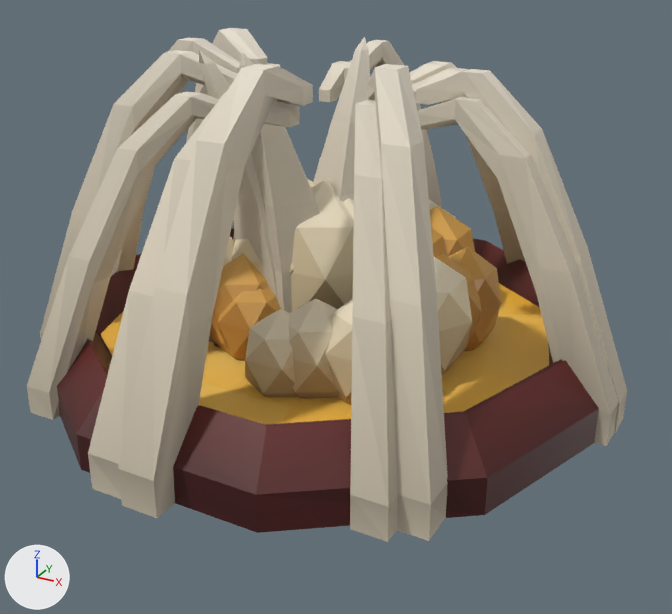
What one commit did to the glTF model public/assets/amnion/amnion-kit.glb.
The view is the same before and after, from a 50 mm camera at (1.44, -2.57, 1.41) aimed at (0.01, 0.04, 0.11). The axes (+X, +Y, +Z) are drawn at lower left. The lights are the same throughout. The first picture is the older version. Vertices at exactly the same position are counted once.

The older version as bpy lines, for what is in view:
```python
me_amn_eggs_0 = bpy.data.meshes.new('amn_eggs_0')
me_amn_eggs_0.from_pydata(...)  # 118 vertices, 216 faces; spans x -0.568..0.568, y -0.482..0.482, z -0.1..0.599
# faces by material slot: [138, 32, 46]
me_amn_eggs_0.materials.append(mat_amnion_bone)
me_amn_eggs_0.materials.append(mat_amnion_flesh)
me_amn_eggs_0.materials.append(mat_amnion_glow)
me_amn_eggs_1 = bpy.data.meshes.new('amn_eggs_1')
me_amn_eggs_1.from_pydata(...)  # 168 vertices, 308 faces; spans x -0.567..0.567, y -0.542..0.542, z -0.1..0.579
# faces by material slot: [184, 32, 92]
me_amn_eggs_1.materials.append(mat_amnion_bone)
me_amn_eggs_1.materials.append(mat_amnion_flesh)
me_amn_eggs_1.materials.append(mat_amnion_glow)
me_amn_nest_0 = bpy.data.meshes.new('amn_nest_0')
me_amn_nest_0.from_pydata(...)  # 402 vertices, 956 faces; spans x -0.99..0.99, y -0.98..0.98, z -0.1..1.0
# faces by material slot: [658, 150, 148]
me_amn_nest_0.materials.append(mat_amnion_bone)
me_amn_nest_0.materials.append(mat_amnion_flesh)
me_amn_nest_0.materials.append(mat_amnion_glow)
ob_amn_eggs_0 = bpy.data.objects.new('amn_eggs_0', me_amn_eggs_0)
ob_amn_eggs_0.location = (0.0, 0.0, 0.0)
ob_amn_eggs_1 = bpy.data.objects.new('amn_eggs_1', me_amn_eggs_1)
ob_amn_eggs_1.location = (0.0, 0.0, 0.0)
ob_amn_nest_0 = bpy.data.objects.new('amn_nest_0', me_amn_nest_0)
ob_amn_nest_0.location = (0.0, 0.0, 0.0)
# also in view: 'amn_nest_1' at (0.0, 0.0, 0.45); 'amn_eggs_2' at (0.0, 0.0, 0.24); 'amn_spire_0' at (0.0, 0.0, 0.45); 'amn_spire_2' at (0.0, 0.0, 0.45); 'amn_spire_1' at (0.0, 0.0, 0.45)
```
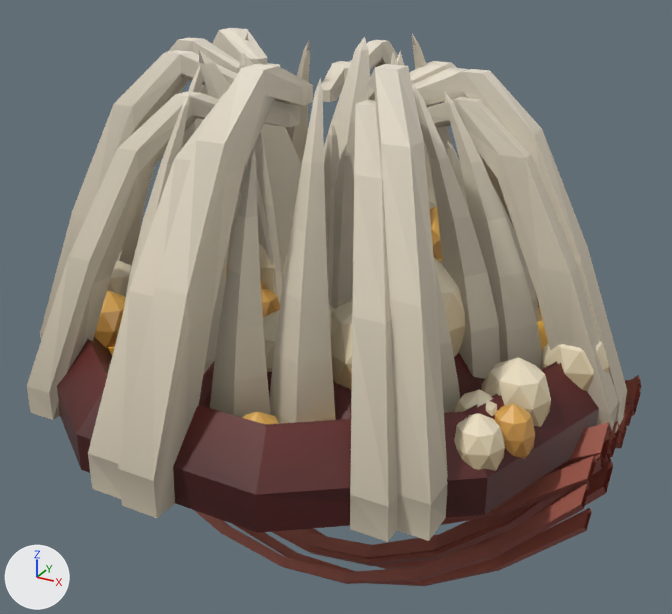
Location of each change, [x1, y1, x2, y2] in pixels of the pictures (672 x 614 px):
'amn_broodnest_1', added
    after: [94, 34, 551, 471]
'amn_broodnest_0', added
    after: [122, 33, 609, 424]
'amn_eggs_1', reshaped (mostly hidden afterwards)
    before: [245, 179, 501, 404]
    after: [263, 200, 436, 390]
'amn_web_2', added
    after: [272, 375, 640, 569]
'amn_web_1', added
    after: [40, 329, 641, 586]
'amn_eggs_0', reshaped (mostly hidden)
    before: [213, 179, 472, 375]
    after: [259, 229, 466, 356]
'amn_hive_1', added (mostly hidden)
    after: [227, 52, 398, 309]
'amn_hive_0', added (mostly hidden)
    after: [324, 51, 404, 305]
'amn_web_0', added (brown)
    after: [545, 421, 627, 476]
part 1 of me_amn_eggs_0, rebuilt
    before: [232, 179, 314, 278]
    after: [259, 244, 276, 293]
part 2 of me_amn_eggs_0, rebuilt
    before: [434, 257, 472, 375]
    after: [434, 258, 466, 356]
part 3 of me_amn_eggs_0, rebuilt
    before: [431, 227, 445, 258]
    after: [431, 229, 442, 258]
part 4 of me_amn_eggs_1, rebuilt (mostly hidden afterwards)
    before: [291, 179, 354, 312]
    after: [283, 256, 287, 280]
part 5 of me_amn_eggs_1, rebuilt
    before: [325, 298, 353, 404]
    after: [330, 298, 353, 390]
part 6 of me_amn_eggs_1, rebuilt (not visible afterwards)
    before: [448, 247, 501, 351]
part 7 of me_amn_eggs_1, rebuilt (mostly hidden)
    before: [429, 200, 456, 218]
    after: [429, 200, 436, 209]
part 8 of me_amn_eggs_1, rebuilt
    before: [245, 309, 298, 397]
    after: [263, 310, 279, 372]
'amn_eggs_2', unchanged, covered by the edit
    before: [209, 198, 482, 398]
    after: [329, 206, 443, 333]

Edits to the bpy script that builds the scene:
```text
Change me_amn_eggs_0:
    remove me_amn_eggs_0.from_pydata(...)  # 118 vertices, 216 faces; spans x -0.568..0.568, y -0.482..0.482, z -0.1..0.599
    add me_amn_eggs_0.from_pydata(...)  # 150 vertices, 280 faces; spans x -0.568..0.568, y -0.49..0.49, z -0.1..0.599
    me_amn_eggs_0 part 1: the loose piece of 25 vertices spanning x -0.353..0.108, y -0.246..0.194, z 0.009..0.599 is rebuilt with 33 vertices and now spans x -0.353..0.108, y -0.265..0.197, z 0.009..0.599
    me_amn_eggs_0 part 2: the loose piece of 25 vertices spanning x 0.204..0.568, y -0.307..0.04, z -0.003..0.444 is rebuilt with 33 vertices and now spans x 0.204..0.568, y -0.327..0.037, z -0.003..0.444
    me_amn_eggs_0 part 3: the loose piece of 25 vertices spanning x 0.021..0.352, y 0.03..0.345, z -0.003..0.437 is rebuilt with 33 vertices and now spans x 0.021..0.352, y 0.021..0.351, z -0.003..0.437
    other edits to the shape of me_amn_eggs_0 do not show in these pictures
Change me_amn_eggs_1:
    remove me_amn_eggs_1.from_pydata(...)  # 168 vertices, 308 faces; spans x -0.567..0.567, y -0.542..0.542, z -0.1..0.579
    add me_amn_eggs_1.from_pydata(...)  # 216 vertices, 404 faces; spans x -0.567..0.567, y -0.56..0.56, z -0.1..0.579
    me_amn_eggs_1 part 4: the loose piece of 25 vertices spanning x -0.235..0.227, y -0.243..0.197, z 0.007..0.579 is rebuilt with 33 vertices and now spans x -0.235..0.227, y -0.257..0.204, z 0.007..0.579
    me_amn_eggs_1 part 5: the loose piece of 25 vertices spanning x 0.174..0.495, y -0.484..-0.178, z -0.007..0.388 is rebuilt with 33 vertices and now spans x 0.174..0.495, y -0.503..-0.182, z -0.007..0.388
    me_amn_eggs_1 part 6: the loose piece of 25 vertices spanning x 0.276..0.567, y -0.015..0.262, z -0.008..0.376 is rebuilt with 33 vertices and now spans x 0.276..0.567, y -0.021..0.27, z -0.008..0.376
    me_amn_eggs_1 part 7: the loose piece of 25 vertices spanning x -0.049..0.331, y 0.18..0.542, z -0.003..0.447 is rebuilt with 33 vertices and now spans x -0.049..0.331, y 0.18..0.56, z -0.003..0.447
    me_amn_eggs_1 part 8: the loose piece of 25 vertices spanning x -0.048..0.208, y -0.542..-0.298, z -0.014..0.302 is rebuilt with 33 vertices and now spans x -0.048..0.208, y -0.56..-0.305, z -0.014..0.302
    other edits to the shape of me_amn_eggs_1 do not show in these pictures
Add ob_amn_web_2:
    ob_amn_web_2 = bpy.data.objects.new('amn_web_2', me_amn_web_2)  # 216 vertices, 384 faces; spans x -1.0..1.0, y -0.34..0.34, z -0.91..0.04
    ob_amn_web_2.location = (0.0, 0.0, 0.0)
Add ob_amn_web_1:
    ob_amn_web_1 = bpy.data.objects.new('amn_web_1', me_amn_web_1)  # 180 vertices, 320 faces; spans x -1.0..1.0, y -0.38..0.38, z -0.83..0.05
    ob_amn_web_1.location = (0.0, 0.0, 0.0)
Add ob_amn_web_0:
    ob_amn_web_0 = bpy.data.objects.new('amn_web_0', me_amn_web_0)  # 144 vertices, 256 faces; spans x -1.0..1.0, y -0.2..0.2, z -0.69..0.04
    ob_amn_web_0.location = (0.0, 0.0, 0.0)
Add ob_amn_hive_1:
    ob_amn_hive_1 = bpy.data.objects.new('amn_hive_1', me_amn_hive_1)  # 405 vertices, 738 faces; spans x -0.417..0.417, y -0.394..0.394, z -0.1..1.0
    ob_amn_hive_1.location = (0.0, 0.0, 0.0)
Add ob_amn_hive_0:
    ob_amn_hive_0 = bpy.data.objects.new('amn_hive_0', me_amn_hive_0)  # 369 vertices, 673 faces; spans x -0.41..0.41, y -0.393..0.393, z -0.1..1.0
    ob_amn_hive_0.location = (0.0, 0.0, 0.0)
Add ob_amn_broodnest_1:
    ob_amn_broodnest_1 = bpy.data.objects.new('amn_broodnest_1', me_amn_broodnest_1)  # 730 vertices, 1386 faces; spans x -0.86..0.86, y -0.75..0.75, z -0.1..1.0
    ob_amn_broodnest_1.location = (0.0, 0.0, 0.0)
Add ob_amn_broodnest_0:
    ob_amn_broodnest_0 = bpy.data.objects.new('amn_broodnest_0', me_amn_broodnest_0)  # 694 vertices, 1321 faces; spans x -0.95..0.95, y -0.84..0.84, z -0.1..1.0
    ob_amn_broodnest_0.location = (0.0, 0.0, 0.0)
```
